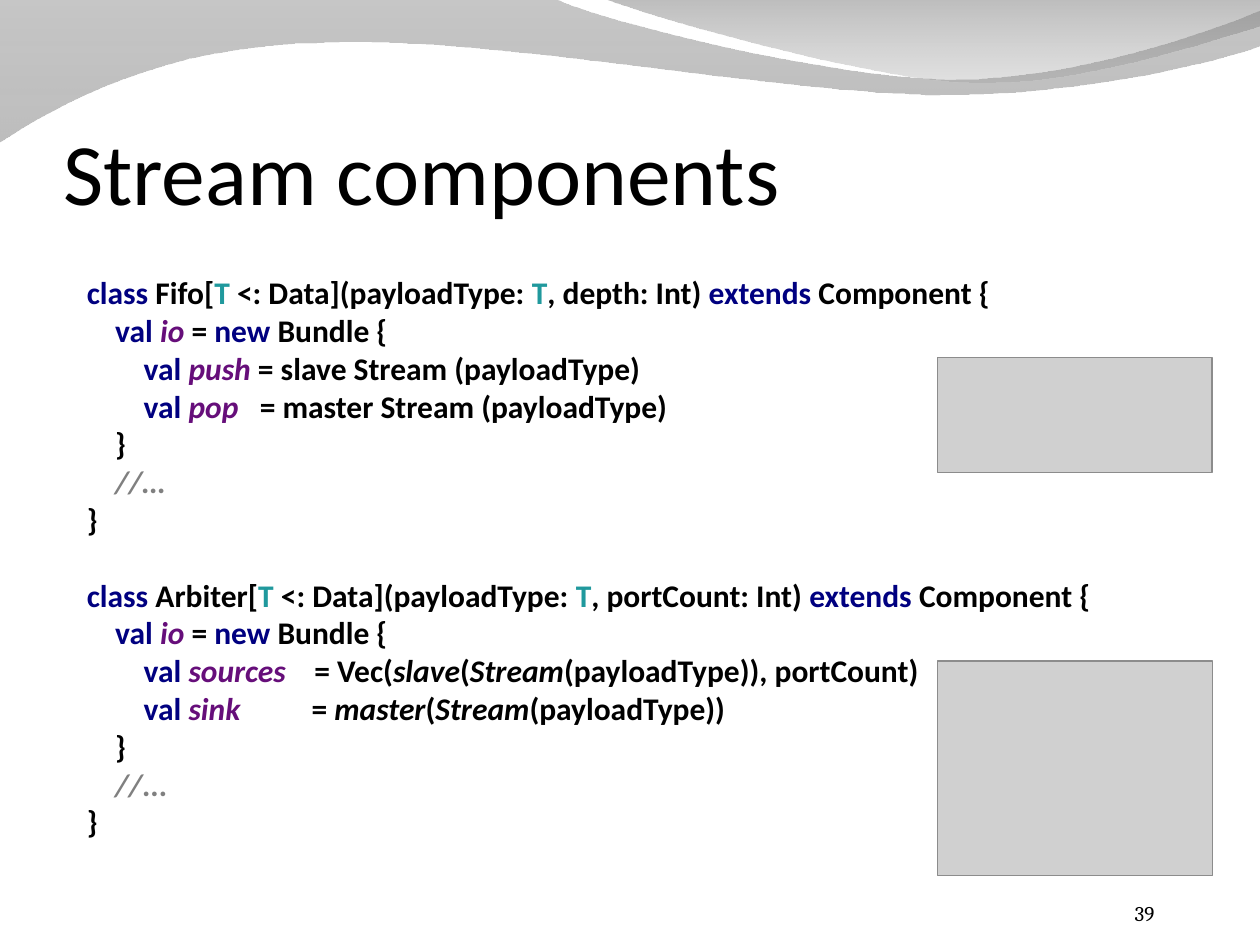
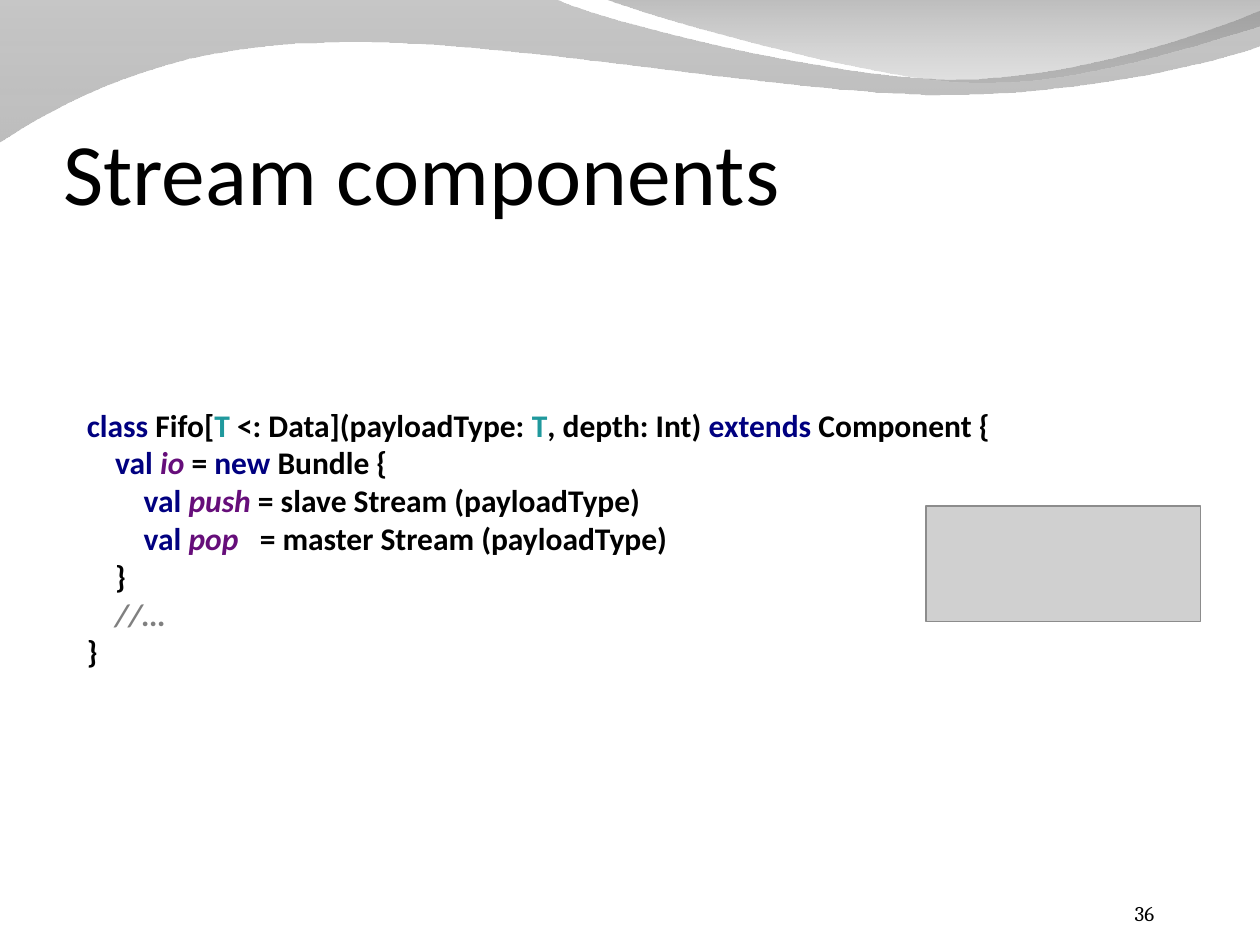
Before and after one commit to SpinalHDL/SpinalDoc, a slide deck: slide 36 of presentation/en/presentation_dsl.odp (slide 39 before the commit). Drawn at 1260x945 pixels with LibreOffice and Linux fonts; fonts in the diff are those of the drawing; grey boxes stand for pictures; background and template pictures are left out. Boxes give left, top, right and bottom in pixels: in the first picture for what was removed or moved away, otherwise in the second. Text is boxed around its words. In the diff, an @@ line names an element or a change of style, - is before the commit and + after.

```diff
--- a/presentation/en/presentation_dsl.odp
+++ b/presentation/en/presentation_dsl.odp
@@ text "class Fifo[T <: Data](payloadType: T, ...": place and size @@
-text "class Fifo[T <: Data](payloadType: T, ..." at <box>87,281,1072,725</box>
+text "class Fifo[T <: Data](payloadType: T, ..." at <box>87,414,971,555</box>
@@ picture: place and size @@
-picture at <box>937,358,1212,474</box>
+picture at <box>926,507,1201,622</box>
@@ text at <box>87,584,1072,725</box>: text changed; text colour #000000 to #808080; italic on @@
-//…
-}
-class Arbiter[T <: Data](payloadType: T, portCount: Int) extends Component {
-val io = new Bundle {
-val sources = Vec(slave(Stream(payloadType)), portCount)
-val sink = master(Stream(payloadType))
-}
-//...
-}
+//…
+}
@@ picture removed at <box>937,662,1212,877</box> @@
@@ page number at <box>1135,907,1155,921</box>: text changed @@
-39
+36
```
Also in this commit, not shown: 6 other slides changed, 1 slide added, 13 slides removed, 1 other file.
